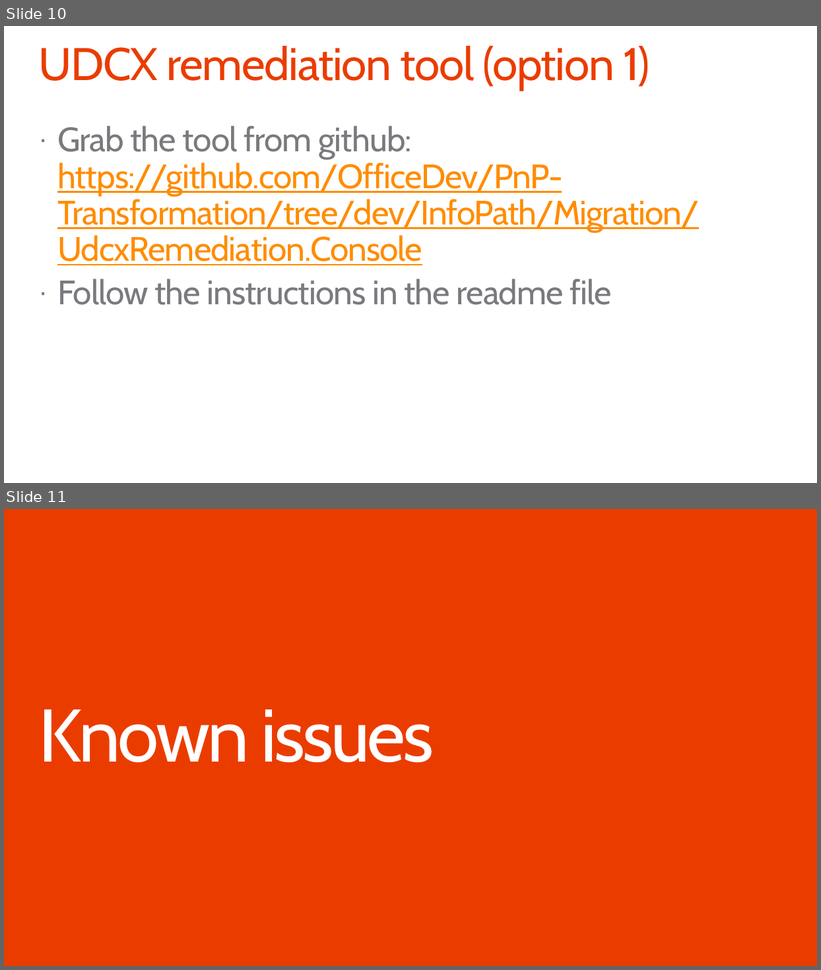
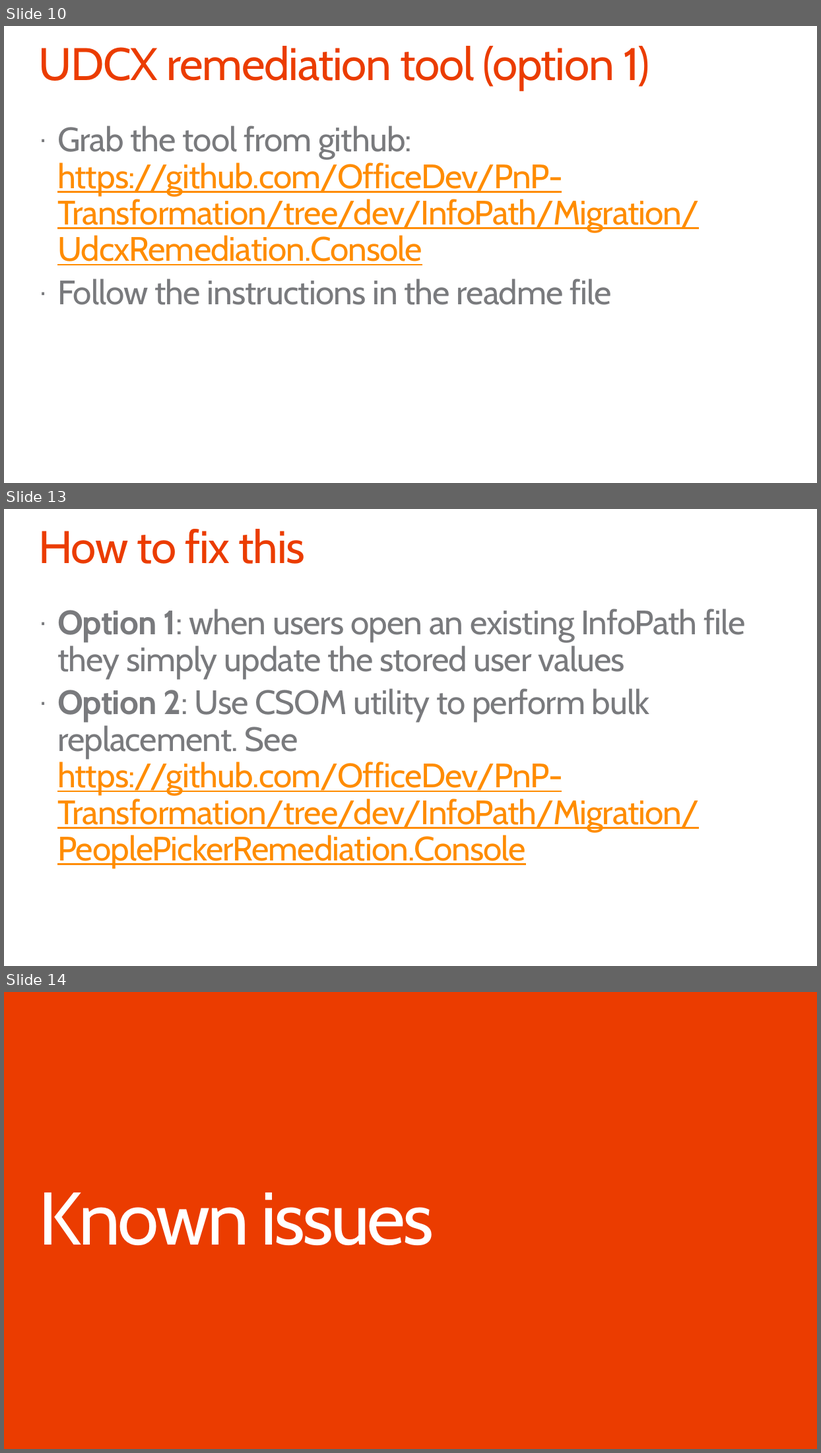
Before and after one commit to pnp/PnP-Transformation, a slide deck: InfoPath/Guidance/Decks/Office 365 JDP InfoPath - Post migration guidance.pptx. Shown one above the other, each under a label of ours: slides 10 and 11 before the commit, slides 10, 13 and 14 after it; the slides between them are not shown. The pictures are 821x970 and 821x1453 pixels, drawn with LibreOffice and Linux fonts; fonts in the diff are those of the drawing; background and template pictures are left out. Boxes give left, top, right and bottom in pixels: in the first picture for what was removed or moved away, otherwise in the second. Text is boxed around its words. In the diff, an @@ line names an element or a change of style, - is before the commit and + after.

```diff
--- a/InfoPath/Guidance/Decks/Office 365 JDP InfoPath - Post migration guidance.pptx
+++ b/InfoPath/Guidance/Decks/Office 365 JDP InfoPath - Post migration guidance.pptx
@@ slide 13 added at [4,509,817,966], background #FFFFFF @@
@@ title added at [38,529,306,564], 54 pt, text #EB3C00 @@
+How to fix this
@@ text added at [57,609,745,868], 40 pt, text #797A7D @@
+· Option 1: when users open an existing InfoPath file they simply update the stored user values
+· Option 2: Use CSOM utility to perform bulk replacement. See https://github.com/OfficeDev/PnP-Transformation/tree/dev/InfoPath/Migration/PeoplePickerRemediation.Console
@@ what was slide 11 is now slide 14 @@
```
Also in this commit, not shown: 3 slides changed, 7 other slides added, 1 other file.
